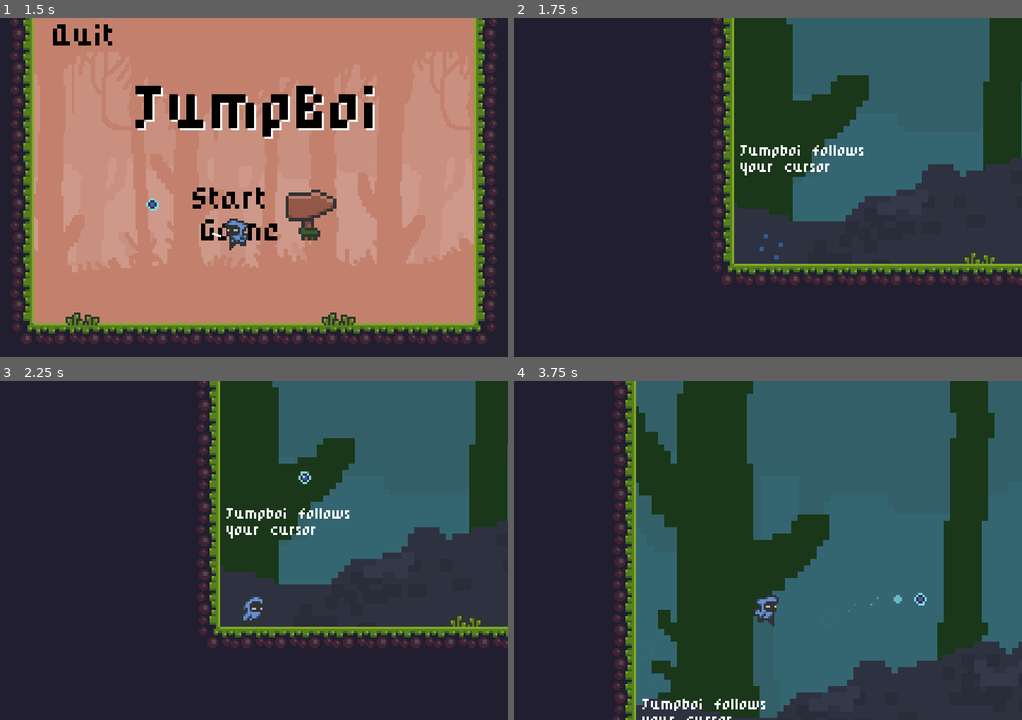
Above: before the commit, frames 1-4 (two rows, left to right).
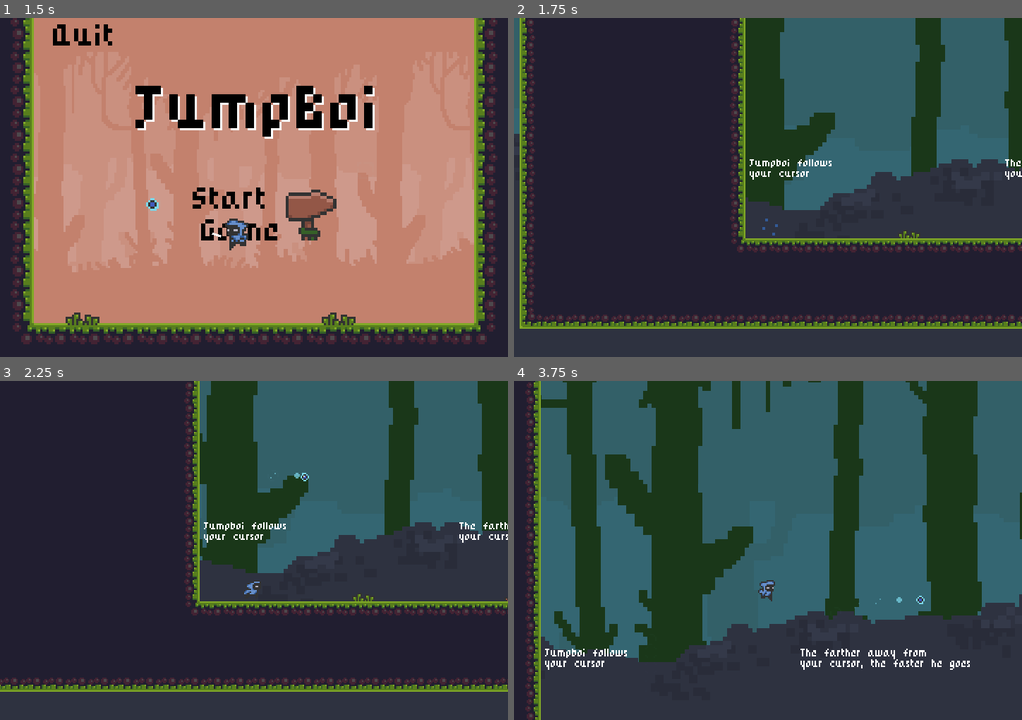
Above: after the commit, the same moments.

Repository: TobySMurray/Jumpboi
Game: Godot game, scene res://StartMenu.tscn
Two runs of this game, one before a commit and one after it. Both use one fixed random seed, a clock stepped at 60 frames per second and the inputs below.
Inputs (mouse positions are in pixels of both pictures, inside the frame that each line leads up to):
- Up to frame 1 (1.5 s): move the mouse to (365, 170) at 0.52 s; click (365, 170) at 0.6 s; click (365, 170) at 0.77 s; click (365, 170) at 1.07 s; move the mouse to (152, 204) at 1.27 s; right-click (152, 204) at 1.35 s
- Up to frame 2 (1.75 s): click (666, 204) at 1.52 s; click (666, 204) at 1.55 s
- Up to frame 3 (2.25 s): click (152, 567) at 1.82 s; move the mouse to (304, 475) at 2.02 s; click (304, 475) at 2.1 s
- Up to frame 4 (3.75 s): move the mouse to (742, 618) at 2.77 s; right-click (742, 618) at 2.85 s; click (742, 618) at 3.02 s; click (742, 618) at 3.05 s; click (742, 618) at 3.32 s; move the mouse to (920, 601) at 3.52 s; click (920, 601) at 3.6 s

Frame 1 is identical in both runs. In frame 2, 21% of the frame differs, in the area x 0-100%, y 0-92%; in frame 3, 20%; in frame 4, 52%, in the area x 2-100%, y 0-100%.

Commit message:
zoom out

Diff:
--- /dev/null
+++ b/Levels/FlyDown.tscn
@@ -0,0 +1,46 @@
+[gd_scene load_steps=3 format=2]
+
+[ext_resource path="res://Fly.tscn" type="PackedScene" id=1]
+[ext_resource path="res://Levels/General Level.tscn" type="PackedScene" id=2]
+
+[node name="General Level" instance=ExtResource( 2 )]
+
+[node name="Player" parent="." index="0"]
+position = Vector2( -288, -216 )
+
+[node name="CollisionShape2D" parent="KillZone" index="0"]
+position = Vector2( 0, 248 )
+
+[node name="CollisionShape2D2" parent="KillZone" index="1"]
+position = Vector2( -384, 16 )
+
+[node name="CollisionShape2D3" parent="KillZone" index="2"]
+position = Vector2( 392, 8 )
+
+[node name="NextLevel" parent="." index="3"]
+position = Vector2( 296, 184 )
+
+[node name="TileMap" parent="." index="5"]
+tile_data = PoolIntArray( -786452, 0, 196614, -786451, 0, 196615, -786450, 0, 196616, 786448, 0, 196614, 786449, 0, 196615, 786450, 0, 196616 )
+
+[node name="Fly" parent="." index="7" instance=ExtResource( 1 )]
+position = Vector2( -240, -152 )
+
+[node name="Fly2" parent="." index="8" instance=ExtResource( 1 )]
+position = Vector2( -224, -96 )
+
+[node name="Fly3" parent="." index="9" instance=ExtResource( 1 )]
+position = Vector2( -248, -40 )
+
+[node name="Fly4" parent="." index="10" instance=ExtResource( 1 )]
+position = Vector2( -216, 8 )
+
+[node name="Fly5" parent="." index="11" instance=ExtResource( 1 )]
+position = Vector2( -248, 48 )
+
+[node name="Fly6" parent="." index="12" instance=ExtResource( 1 )]
+position = Vector2( -208, 96 )
+
+[editable path="Player"]
+
+[editable path="KillZone"]
--- a/Levels/Rocky.tscn
+++ b/Levels/Rocky.tscn
@@ -268,6 +268,8 @@
 [node name="Coin" parent="TileMap2" index="7" instance=ExtResource( 4 )]
 position = Vector2( -80, -64 )
 
+[editable path="Player"]
+
 [editable path="KillZone"]
 
 [editable path="ParallaxBackground"]
--- a/Levels/Tutorial3.tscn
+++ b/Levels/Tutorial3.tscn
@@ -83,7 +83,7 @@
 rect_scale = Vector2( 0.5, 0.5 )
 custom_fonts/font = ExtResource( 1 )
 text = "Killing a fly
-gives you a jumps"
+gives you a jump"
 align = 2
 __meta__ = {
 "_edit_use_anchors_": false
--- a/Player.gd
+++ b/Player.gd
@@ -9,7 +9,7 @@
 var gravity = 800
 var jump_velocity = 250
 
-var max_horiz_speed = 300
+var max_horiz_speed = 250
 
 var max_jumps = 2
 var jumps = 2
@@ -28,11 +28,13 @@
 
 func _physics_process(delta):
 	if spawn:
-		move_speed = 0
+		max_horiz_speed = 0
+		jump_velocity = 0
 		anim_player.play("Spawn")
 		yield(anim_player, "animation_finished")
 		spawn = false
-		move_speed = 3
+		max_horiz_speed = 300
+		jump_velocity = 250
 
 	if level_finished:
 		anim_player.play("Finish")
@@ -56,7 +58,6 @@
 		$Sprite.flip_h = false
 	else:
 		$Sprite.flip_h = true
-
 	velocity = move_and_slide(velocity, UP)
 
 	if Input.is_action_pressed("reload"):
--- a/Player.tscn
+++ b/Player.tscn
@@ -226,6 +226,7 @@
 [node name="Camera2D" type="Camera2D" parent="."]
 position = Vector2( 0, -28 )
 current = true
+zoom = Vector2( 1.5, 1.5 )
 
 [node name="AttackPosition" type="Position2D" parent="."]
 script = ExtResource( 4 )
